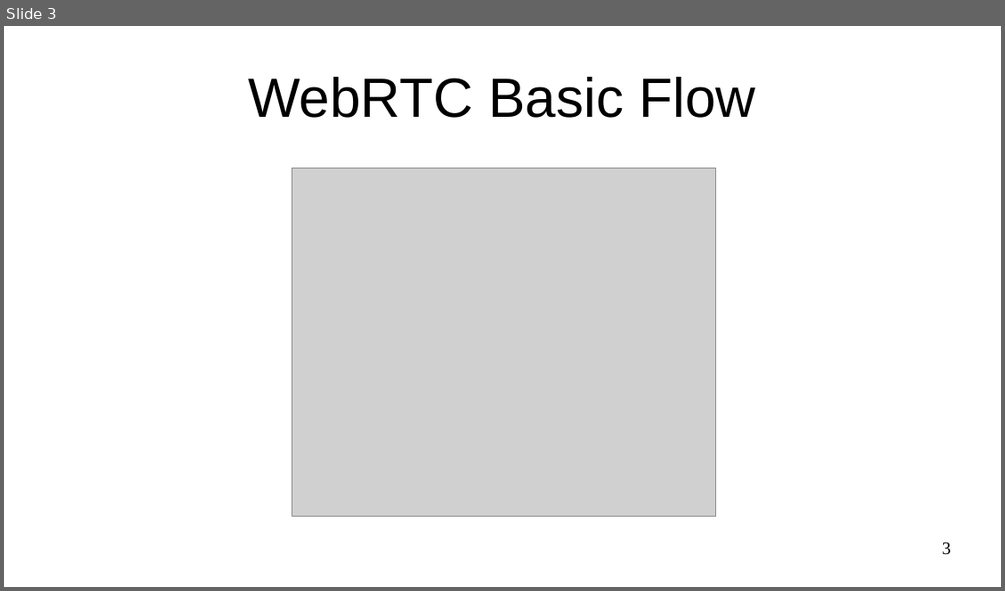
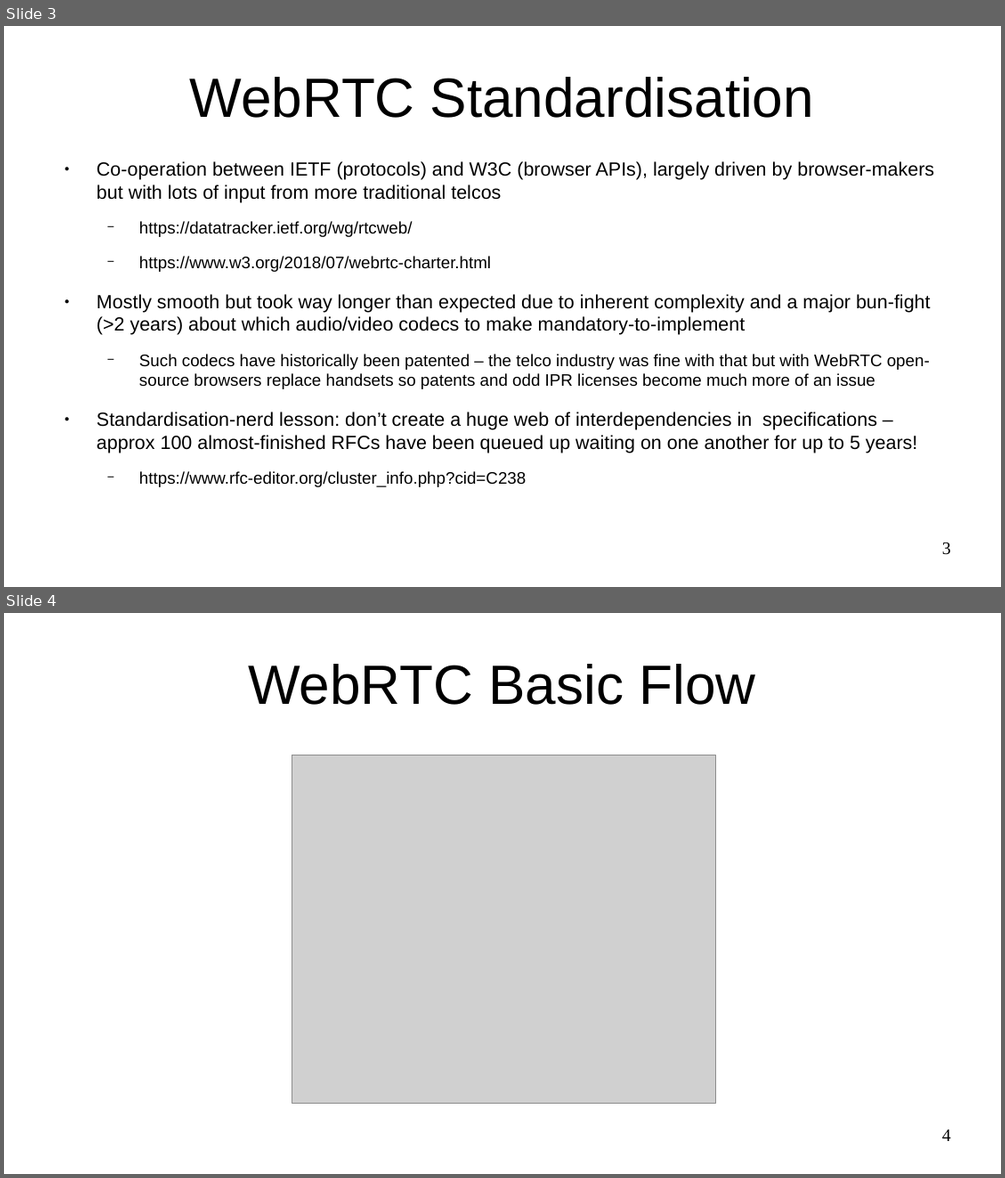
Before and after one commit to sftcd/cs7053, a slide deck: 2016lectures/12-webrtc.odp. Shown one above the other, each under a label of ours: slide 3 before the commit, slides 3 and 4 after it. The pictures are 1005x591 and 1005x1178 pixels, drawn with LibreOffice and Linux fonts; fonts in the diff are those of the drawing; grey boxes stand for pictures. Boxes give left, top, right and bottom in pixels: in the first picture for what was removed or moved away, otherwise in the second. Text is boxed around its words. In the diff, an @@ line names an element or a change of style, - is before the commit and + after.

Commit message:
moar webrtc

```diff
--- a/2016lectures/12-webrtc.odp
+++ b/2016lectures/12-webrtc.odp
@@ slide 3 added at (x1=4, y1=26, x2=1001, y2=587), background #FFFFFF @@
@@ title added at (x1=190, y1=77, x2=814, y2=118), 44 pt, text #000000 @@
+WebRTC Standardisation
@@ text added at (x1=97, y1=161, x2=934, y2=487), 15.2 pt, text #000000 @@
+● Co-operation between IETF (protocols) and W3C (browser APIs), largely driven by browser-makers but with lots of input from more traditional telcos
+  − https://datatracker.ietf.org/wg/rtcweb/
+  − https://www.w3.org/2018/07/webrtc-charter.html
+● Mostly smooth but took way longer than expected due to inherent complexity and a major bun-fight (>2 years) about which audio/video codecs to make mandatory-to-implement
+  − Such codecs have historically been patented – the telco industry was fine with that but with WebRTC open-source browsers replace handsets so patents and odd IPR licenses become much more of an issue
+● Standardisation-nerd lesson: don’t create a huge web of interdependencies in specifications – approx 100 almost-finished RFCs have been queued up waiting on one another for up to 5 years!
+  − https://www.rfc-editor.org/cluster_info.php?cid=C238
@@ page number added at (x1=942, y1=542, x2=951, y2=555), 14 pt, text #000000 @@
+3
@@ what was slide 3 is now slide 4 @@
@@ page number at (x1=942, y1=1129, x2=951, y2=1141): text changed @@
-3
+4
```
Also in this commit, not shown: 4 slides changed, 2 other slides added, 3 other files.
